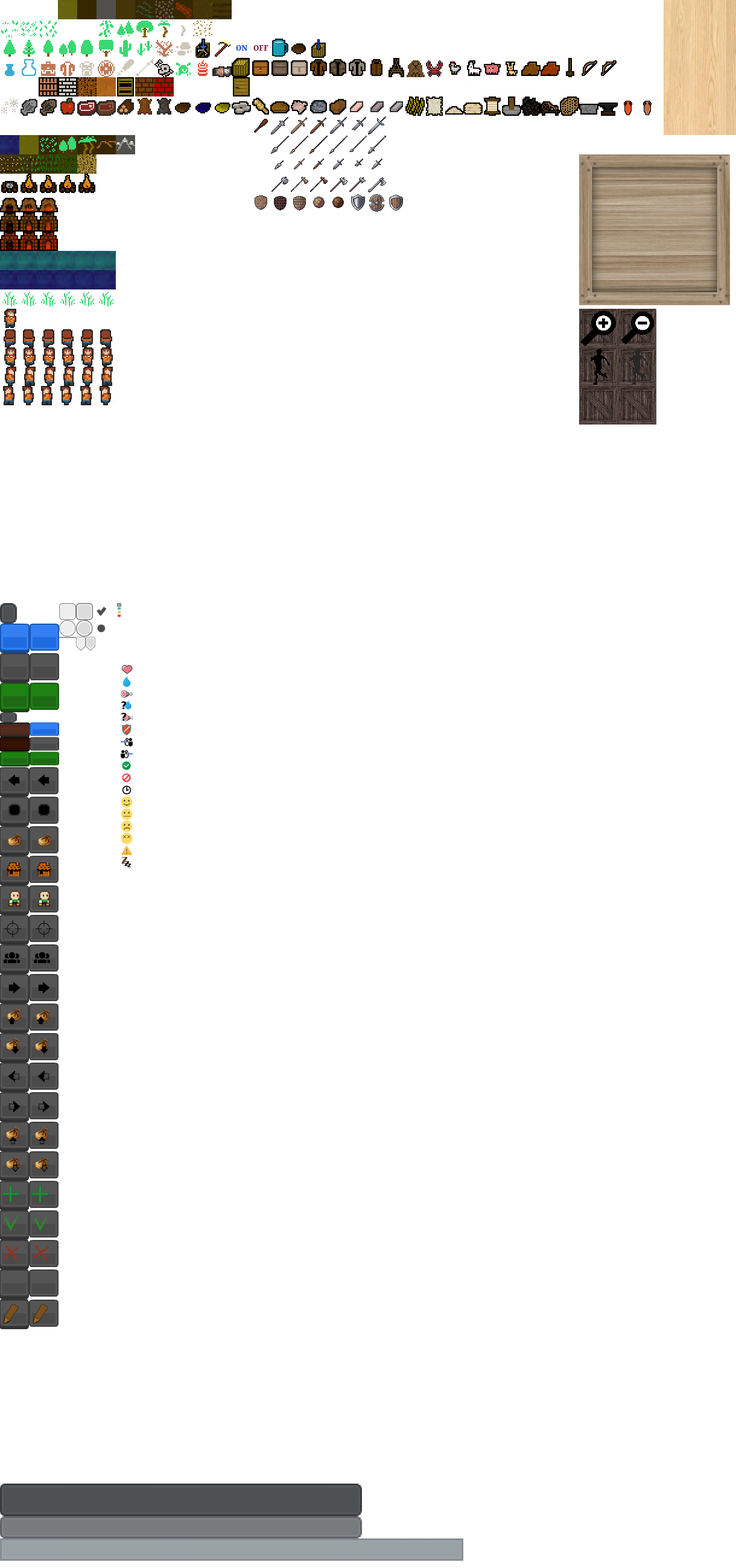
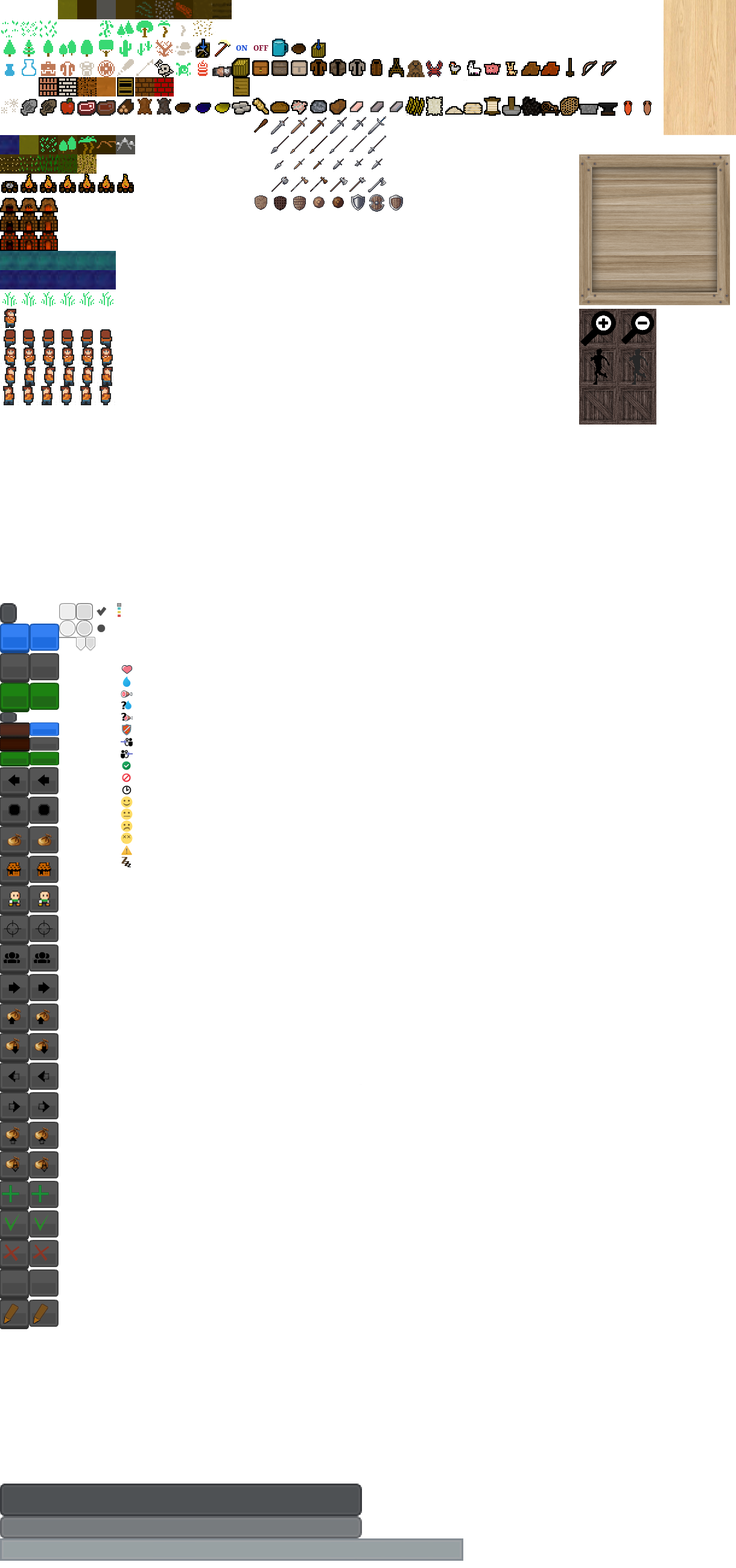
Comparing the layer stacks of the two 736 × 1568 images. Changes:
painted on "graphics.png" over [97, 173, 134, 193]
